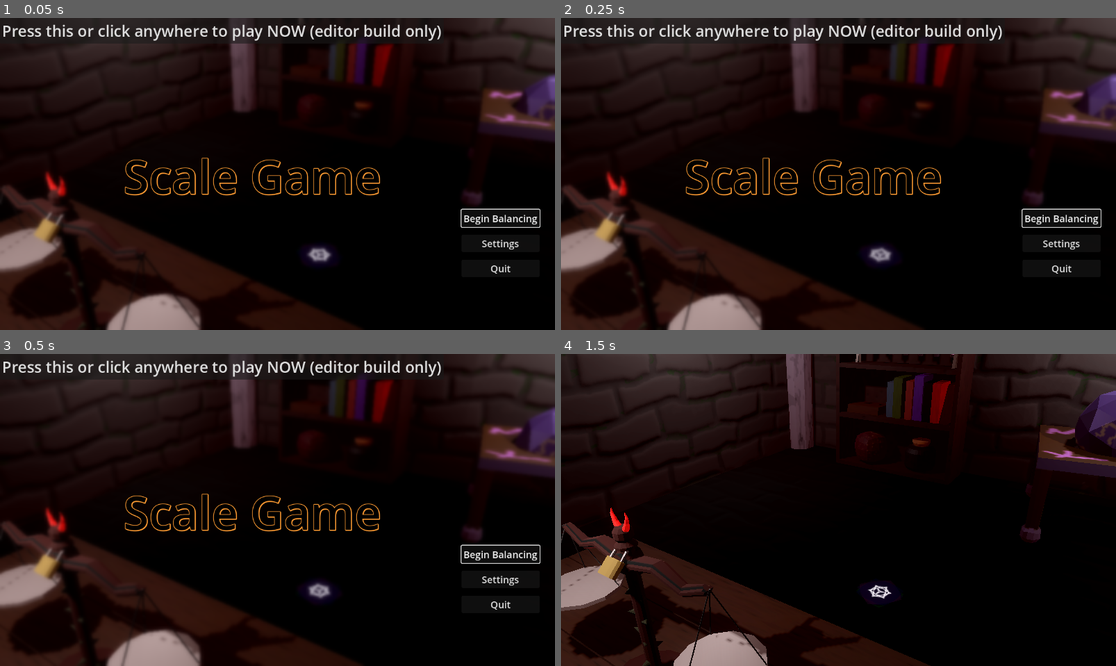
Above: before the commit, frames 1-4 (two rows, left to right).
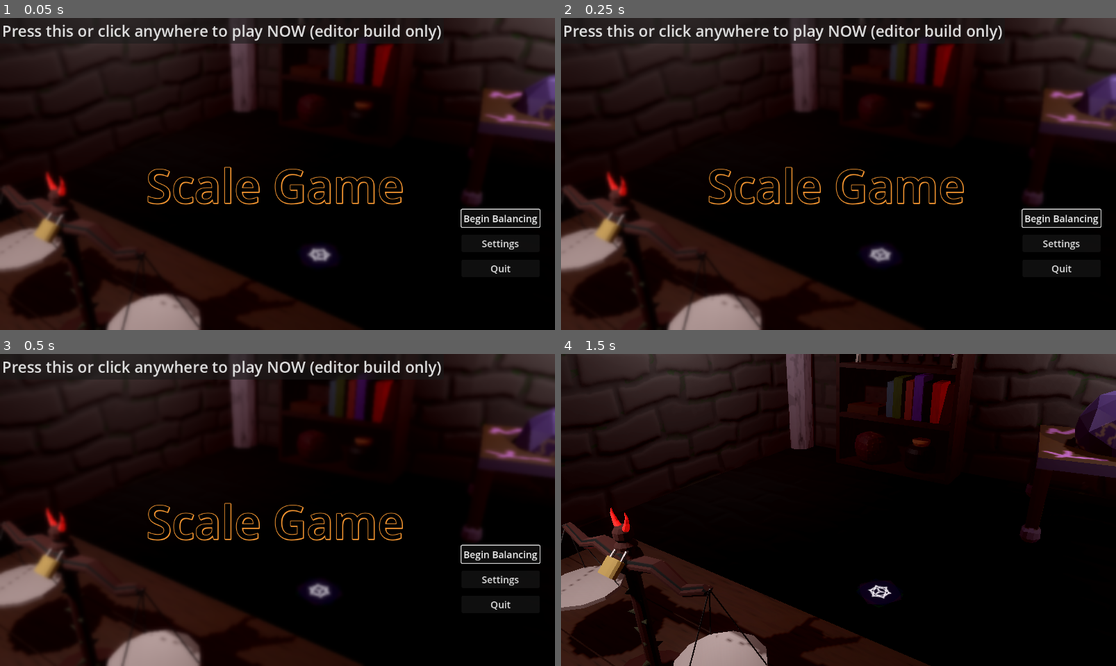
Above: after the commit, the same moments.

Repository: camd67/scale-game
Game: Godot game, scene res://scene/main/main.tscn
Two runs of this game, one before a commit and one after it. Both use one fixed random seed, a clock stepped at 60 frames per second and the inputs below. Sound files missing from this copy of the repository are replaced by a short silence.
Inputs (mouse positions are in pixels of both pictures, inside the frame that each line leads up to):
- Up to frame 1 (0.05 s): no input
- Up to frame 2 (0.25 s): no input
- Up to frame 3 (0.5 s): no input
- Up to frame 4 (1.5 s): click "Begin Balancing" at 0.5 s; move the mouse to (960, 494) at 1.27 s; click (960, 494) at 1.42 s

The runs differ from the first frame. In frame 1, 2.0% of the frame differs, in the area x 22-73%, y 44-60%; in frame 2, 1.9%; in frame 3, 1.9%; in frame 4, nothing differs.

Commit message:
Title responds to screen size changes

Diff:
--- a/scene/ui/main_menu/main_menu.gd
+++ b/scene/ui/main_menu/main_menu.gd
@@ -28,6 +28,8 @@
 	quit_button.pressed.connect(_on_quit_button_pressed)
 	settings_back_button.pressed.connect(on_settings_back_button_pressed)
 
+	get_tree().root.get_viewport().size_changed.connect(on_viewport_size_changed)
+
 	play_button.grab_focus()
 
 
@@ -56,3 +58,8 @@
 
 func _on_quit_button_pressed() -> void:
 	get_tree().quit()
+
+
+func on_viewport_size_changed() -> void:
+	var viewport_size := get_tree().root.get_viewport().get_visible_rect().size
+	$Title.position = (viewport_size / 2) - ($Title.size / 2)
--- a/scene/ui/main_menu/main_menu.tscn
+++ b/scene/ui/main_menu/main_menu.tscn
@@ -137,18 +137,6 @@
 
 [sub_resource type="Animation" id="Animation_ey60f"]
 length = 0.001
-tracks/0/type = "value"
-tracks/0/imported = false
-tracks/0/enabled = true
-tracks/0/path = NodePath("Title:rotation")
-tracks/0/interp = 1
-tracks/0/loop_wrap = true
-tracks/0/keys = {
-"times": PackedFloat32Array(0),
-"transitions": PackedFloat32Array(1),
-"update": 0,
-"values": [0.0]
-}
 
 [sub_resource type="Animation" id="Animation_cg0ts"]
 resource_name = "default"
@@ -329,11 +317,11 @@
 text = "Quit"
 
 [node name="Title" type="Label" parent="."]
-layout_mode = 0
-offset_left = 256.0
-offset_top = 262.0
-offset_right = 792.0
-offset_bottom = 394.0
+layout_mode = 2
+offset_left = 303.347
+offset_top = 281.1
+offset_right = 839.347
+offset_bottom = 413.1
 pivot_offset = Vector2(268, 66)
 theme_override_colors/font_color = Color(0, 0, 0, 1)
 theme_override_colors/font_shadow_color = Color(1, 0.612122, 0.199219, 1)
